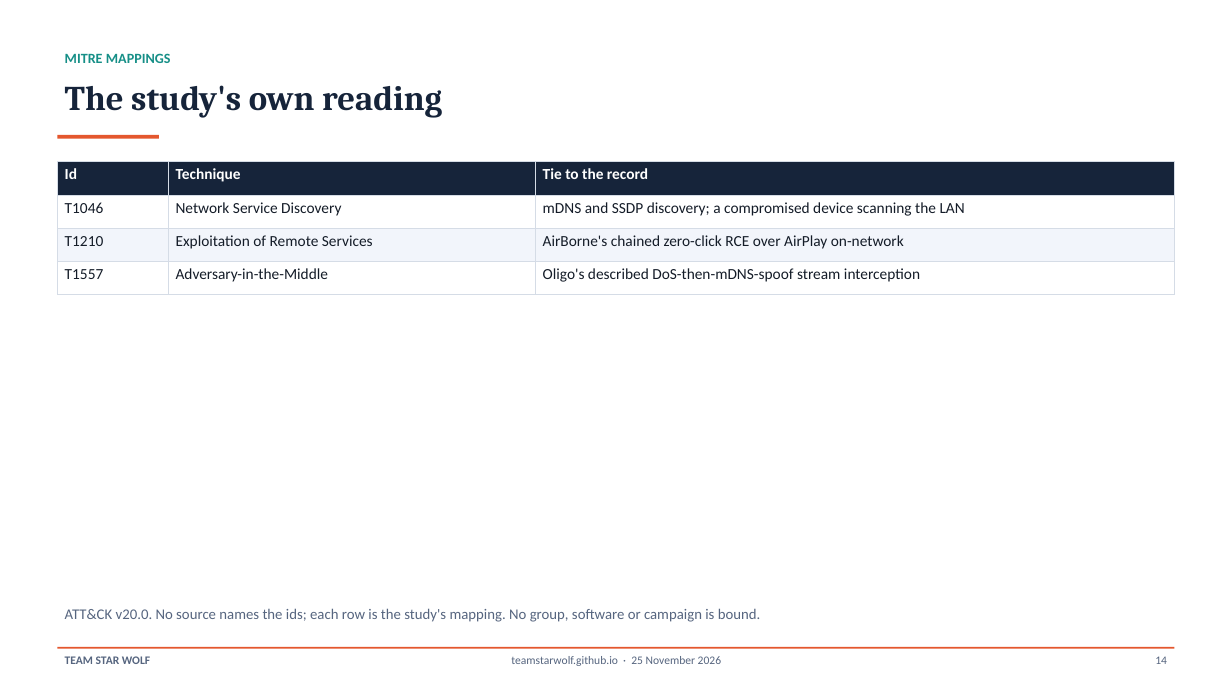
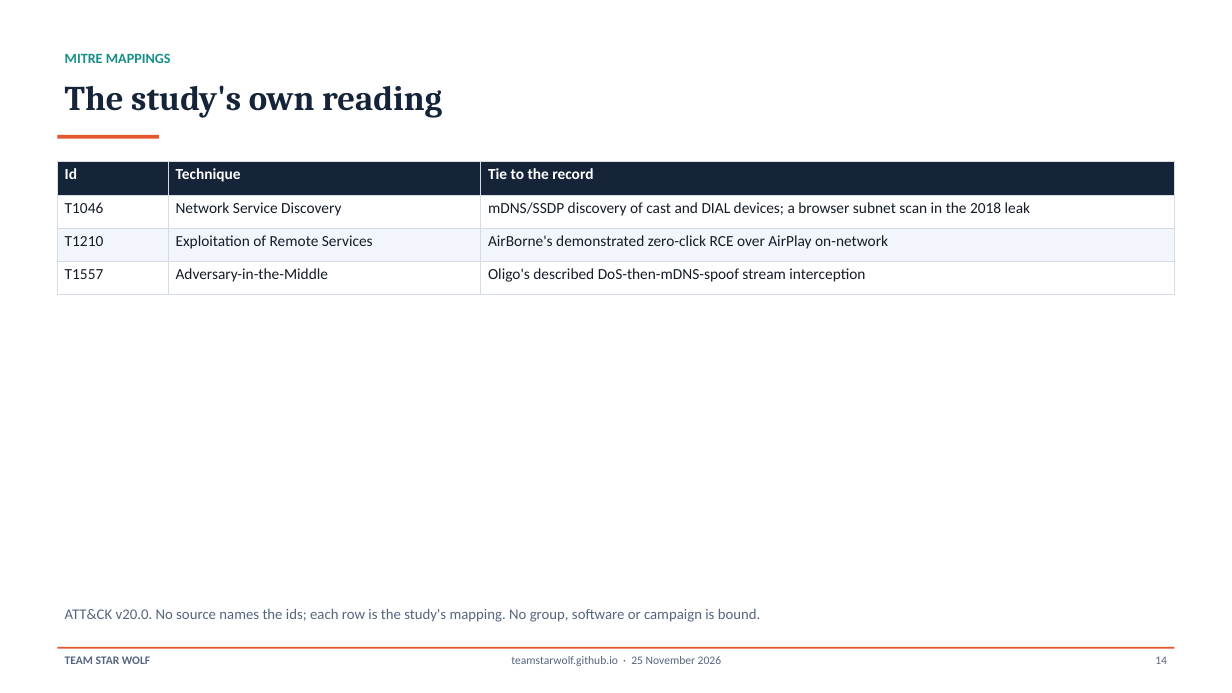
Before and after one commit to TeamStarWolf/TeamStarWolf, a slide deck: slide 14 of case-studies/slides/Casting_Home_Network_Case_Study.pptx. Drawn at 1232x693 pixels with LibreOffice and Linux fonts; fonts in the diff are those of the drawing. Boxes give left, top, right and bottom in pixels: in the first picture for what was removed or moved away, otherwise in the second. Text is boxed around its words. In the diff, an @@ line names an element or a change of style, - is before the commit and + after.

```diff
--- a/case-studies/slides/Casting_Home_Network_Case_Study.pptx
+++ b/case-studies/slides/Casting_Home_Network_Case_Study.pptx
@@ table at bbox=[57, 162, 1175, 295] @@
-row 2, column 3: mDNS and SSDP discovery; a compromised device scanning the LAN
+row 2, column 3: mDNS/SSDP discovery of cast and DIAL devices; a browser subnet scan in the 2018 leak
-row 3, column 3: AirBorne's chained zero-click RCE over AirPlay on-network
+row 3, column 3: AirBorne's demonstrated zero-click RCE over AirPlay on-network
```
Also in this commit, not shown: 11 other slides changed, 12 other files.
